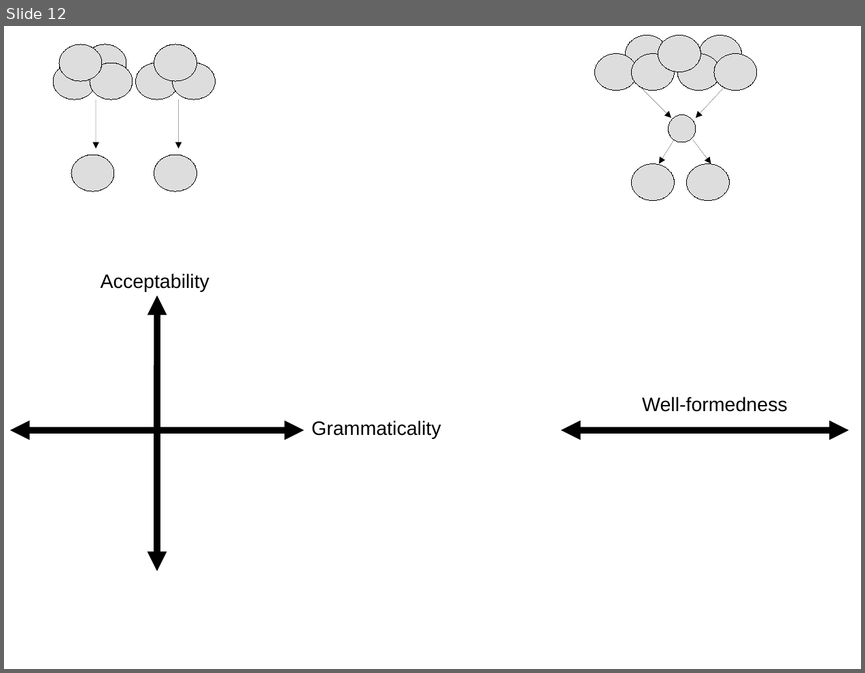
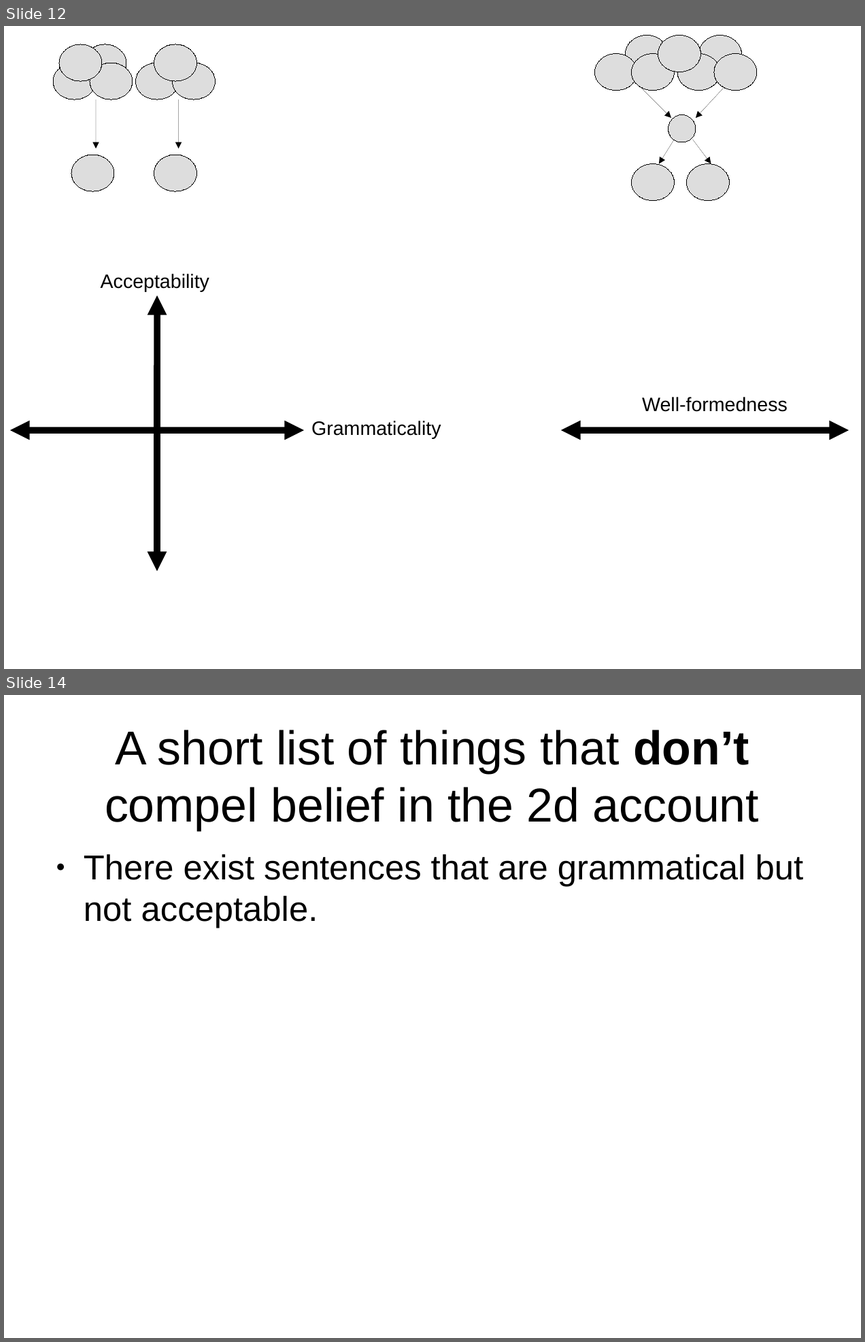
Before and after one commit to stevenlangsford/sentenceSTA, a slide deck: data/presenting/labmeeting_Feb2019.odp. Shown one above the other, each under a label of ours: slide 12 before the commit, slides 12 and 14 after it; the slides between them are not shown. The pictures are 865x673 and 865x1342 pixels, drawn with LibreOffice and Linux fonts; fonts in the diff are those of the drawing. Boxes give left, top, right and bottom in pixels: in the first picture for what was removed or moved away, otherwise in the second. Text is boxed around its words. In the diff, an @@ line names an element or a change of style, - is before the commit and + after.

```diff
--- a/data/presenting/labmeeting_Feb2019.odp
+++ b/data/presenting/labmeeting_Feb2019.odp
@@ slide 14 added at box(4, 695, 861, 1338), background #FFFFFF @@
@@ title added at box(105, 730, 759, 830), 44 pt, text #000000 @@
+A short list of things that don’t compel belief in the 2d account
@@ text added at box(84, 854, 804, 928), 32 pt, text #000000 @@
+● There exist sentences that are grammatical but not acceptable.
```
Also in this commit, not shown: 26 other slides added, 7 other files.
